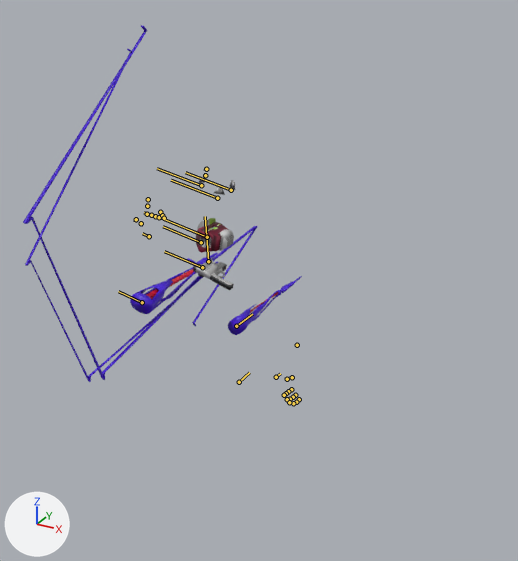
An edit to the FBX model Badass_Upgrade/DESIGN/GrupoA/Player/Rifle/Armature/rifle_v1.fbx, drawn before and after from the same camera.
Rendered twice from a 50 mm lens placed at (0.1097, -0.1964, 0.1287), pointed at (0.0123, -0.0193, 0.0402). Every picture has the same lights, and +X, +Y and +Z are marked at lower left. Both versions are drawn at frame 349 of the action 'Armature_001Action'; the numbers are the values there. The bones that bend it are drawn over the model as lines.

The first picture shows 'Cube_005', 'RArm', 'Rifle1', 'Rifle2', 'Rotating_Blade', 'Rotating_Blade_001', 'Rotating_Blade_002', 'Trigger'.
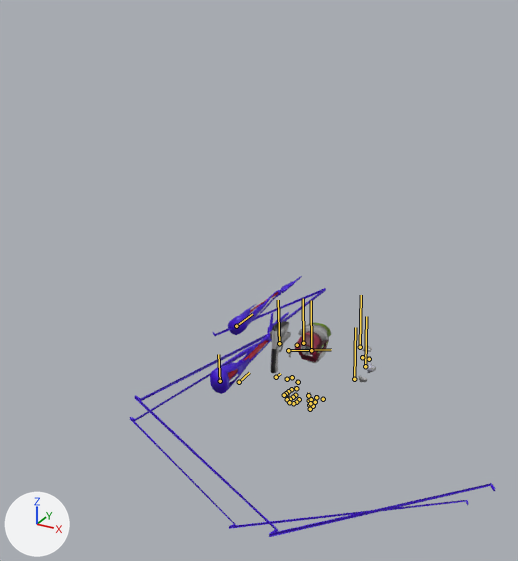
What the commit changed:
Bone 'Bone' (bone_bone) moves from (-3.429, 2.431, 0.587) to (-0.38, 0.243, 0.587).
Bone 'Bone' (bone_bone) turns from (0, 0, 79) to (0, 0, 2) degrees about its own x, y and z.
Bone 'Bone_001' (bone_bone_001) moves from (0.0, 0.0, 0.0) to (-0.041, 0.01, -0.003).
Bone 'Bone_0' (bone_bone_0) moves from (-3.429, 2.431, 0.587) to (-0.38, 0.243, 0.587).
Bone 'Bone_0' (bone_bone_0) turns from (0, 0, 79) to (0, 0, 2) degrees about its own x, y and z.
Bone 'Bone_2' (bone_bone_2) moves from (-0.041, 0.01, -0.003) to (0.0, 0.0, 0.0).

Changed parts and their boxes (x1, y1, x2, y2) in the pictures (518 x 561 px):
'RArm', posed (56% wider, 30% shorter)
    before: (23, 25, 257, 382)
    after: (130, 288, 495, 537)
'Rifle2', posed (17% taller)
    before: (196, 218, 234, 253)
    after: (295, 322, 331, 363)
'Rifle1', posed (48% narrower, 71% taller)
    before: (193, 260, 234, 290)
    after: (270, 321, 291, 373)
'Rotating_Blade_001', posed
    before: (229, 180, 235, 190)
    after: (367, 363, 376, 373)
'Rotating_Blade', posed
    before: (214, 186, 225, 195)
    after: (358, 376, 367, 382)
'Rotating_Blade_002', posed
    before: (199, 175, 205, 183)
    after: (363, 345, 372, 352)
'Trigger', posed (25% narrower, 17% taller)
    before: (209, 259, 216, 264)
    after: (287, 351, 292, 357)
bone 'Bone', root to tip
    before: (142, 302) to (118, 291)
    after: (279, 343) to (278, 300)
bone 'Bone_001', root to tip
    before: (149, 236) to (142, 233)
    after: (288, 350) to (331, 349)
bone 'Bone_0', root to tip
    before: (202, 267) to (164, 251)
    after: (220, 381) to (218, 354)
bone 'Bone_2', root to tip
    before: (208, 261) to (205, 216)
    after: (287, 398) to (287, 390)
